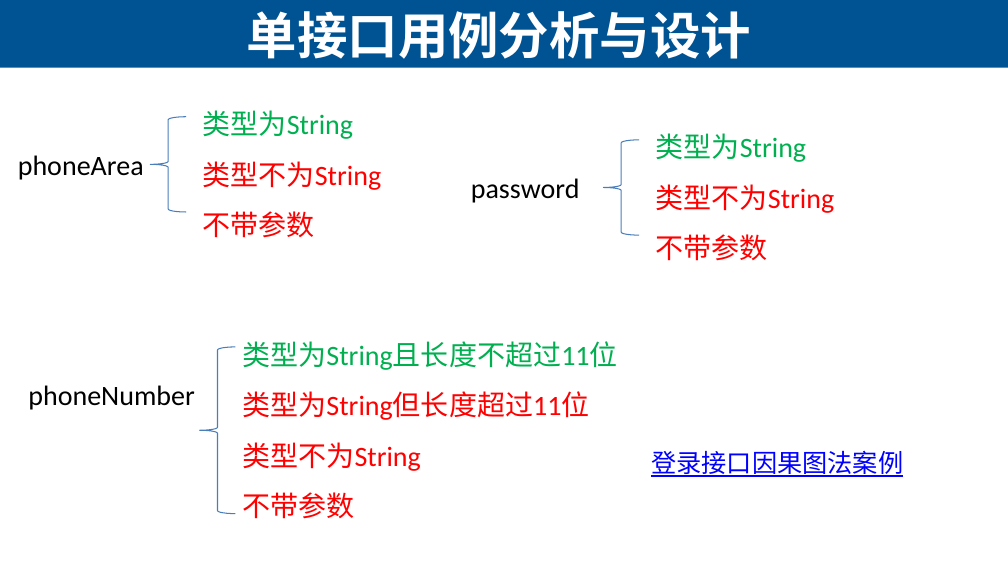
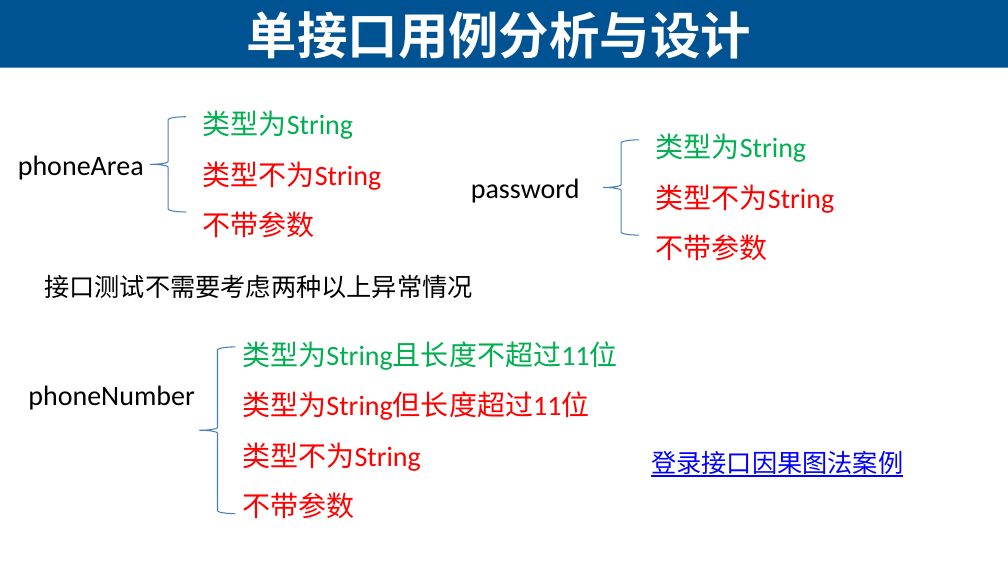
Before and after one commit to lihuanzhen2016/Interface-Testing, a slide deck: slide 10 of 02/02 单接口用例分析与设计.pptx. Drawn at 1008x567 pixels with LibreOffice and Linux fonts; fonts in the diff are those of the drawing. Boxes give left, top, right and bottom in pixels: in the first picture for what was removed or moved away, otherwise in the second. Text is boxed around its words. In the diff, an @@ line names an element or a change of style, - is before the commit and + after.

Commit message:
登录接口

```diff
--- a/02/02 单接口用例分析与设计.pptx
+++ b/02/02 单接口用例分析与设计.pptx
@@ text added at [44, 274, 472, 298], 18 pt, text #000000 @@
+接口测试不需要考虑两种以上异常情况
```
Also in this commit, not shown: 2 other files.
